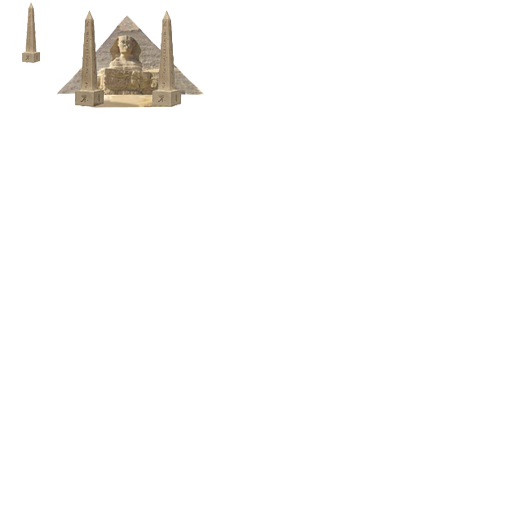
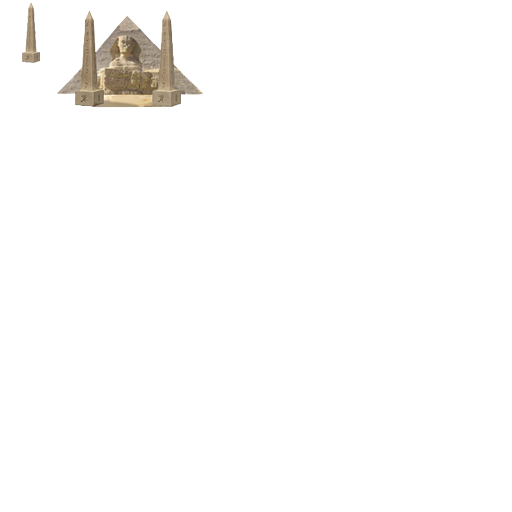
Layer changes from the first 512 × 512 image to the second:
painted on "Layer 5" over left=30, top=2, right=41, bottom=60
painted on "Layer 8" over left=57, top=6, right=204, bottom=111
